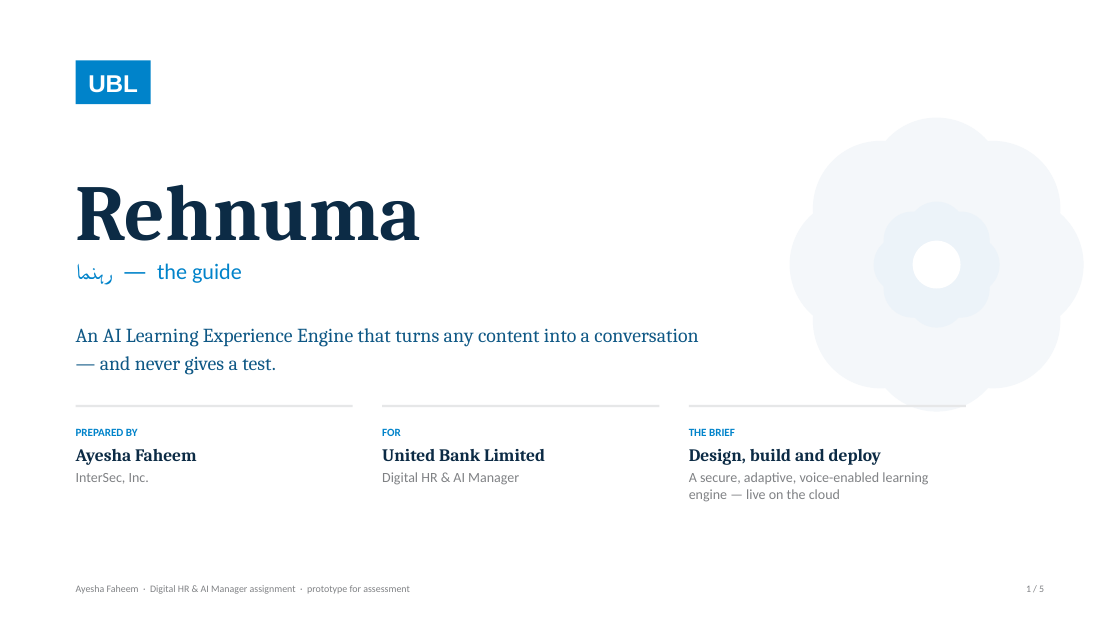
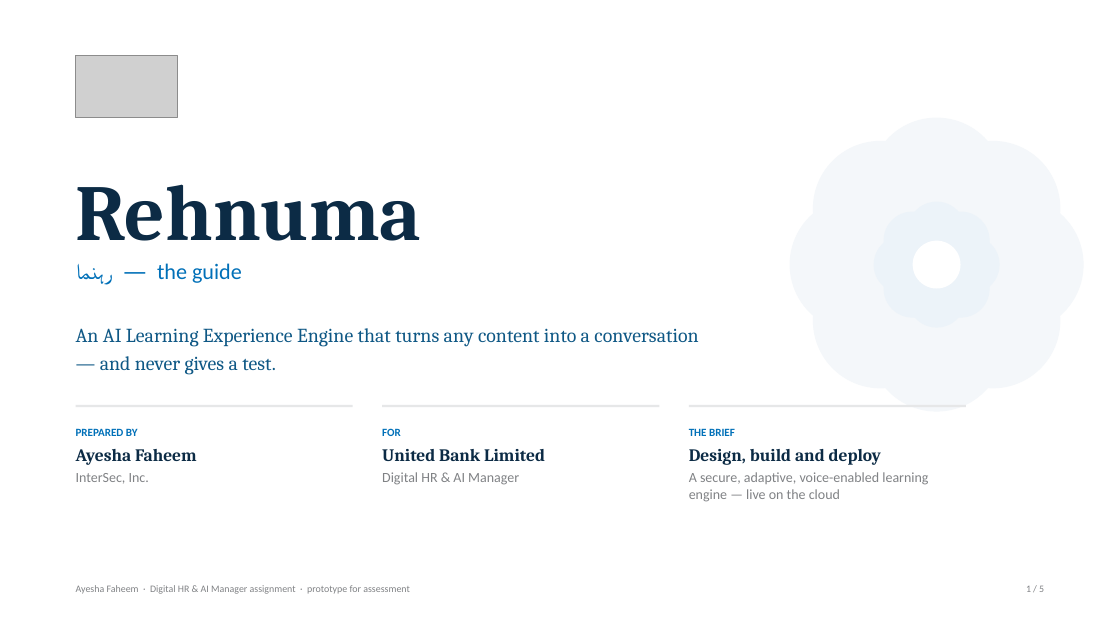
Before and after one commit to ayeshafaheem72/rehnuma, a slide deck: slide 1 of Rehnuma_UBL_Presentation.pptx. Drawn at 1120x630 pixels with LibreOffice and Linux fonts; fonts in the diff are those of the drawing; grey boxes stand for pictures. Boxes give left, top, right and bottom in pixels: in the first picture for what was removed or moved away, otherwise in the second. Text is boxed around its words. In the diff, an @@ line names an element or a change of style, - is before the commit and + after.

```diff
--- a/Rehnuma_UBL_Presentation.pptx
+++ b/Rehnuma_UBL_Presentation.pptx
@@ picture added at <box>76,55,177,118</box> @@
@@ rectangle removed at <box>76,60,150,104</box> @@
-UBL
@@ text "رہنما — the guide" at <box>76,263,242,285</box>: text colour #0083CA to #0070B8 @@
@@ text at <box>76,428,138,436</box>: text colour #0083CA to #0070B8 in "PREPARED BY" @@
@@ text at <box>382,428,401,436</box>: text colour #0083CA to #0070B8 in "FOR" @@
@@ text at <box>689,428,735,436</box>: text colour #0083CA to #0070B8 in "THE BRIEF" @@
```
Also in this commit, not shown: 4 other slides changed, 2 other files.
